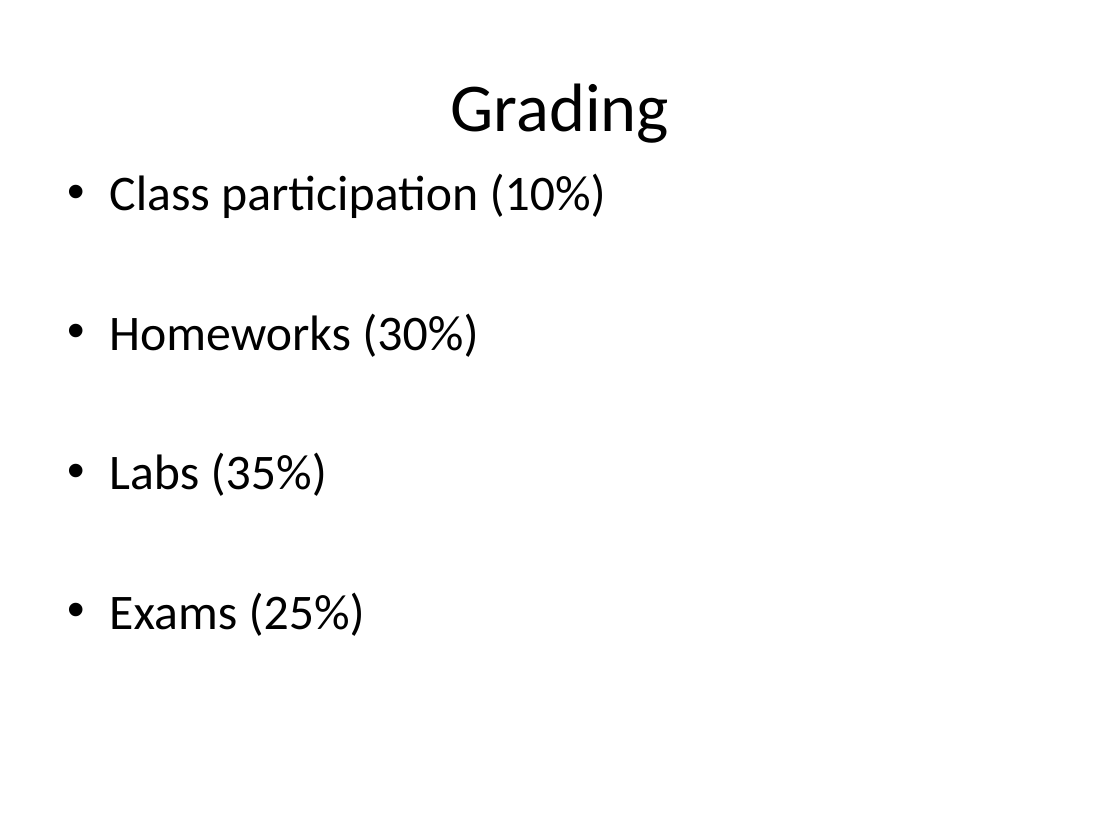
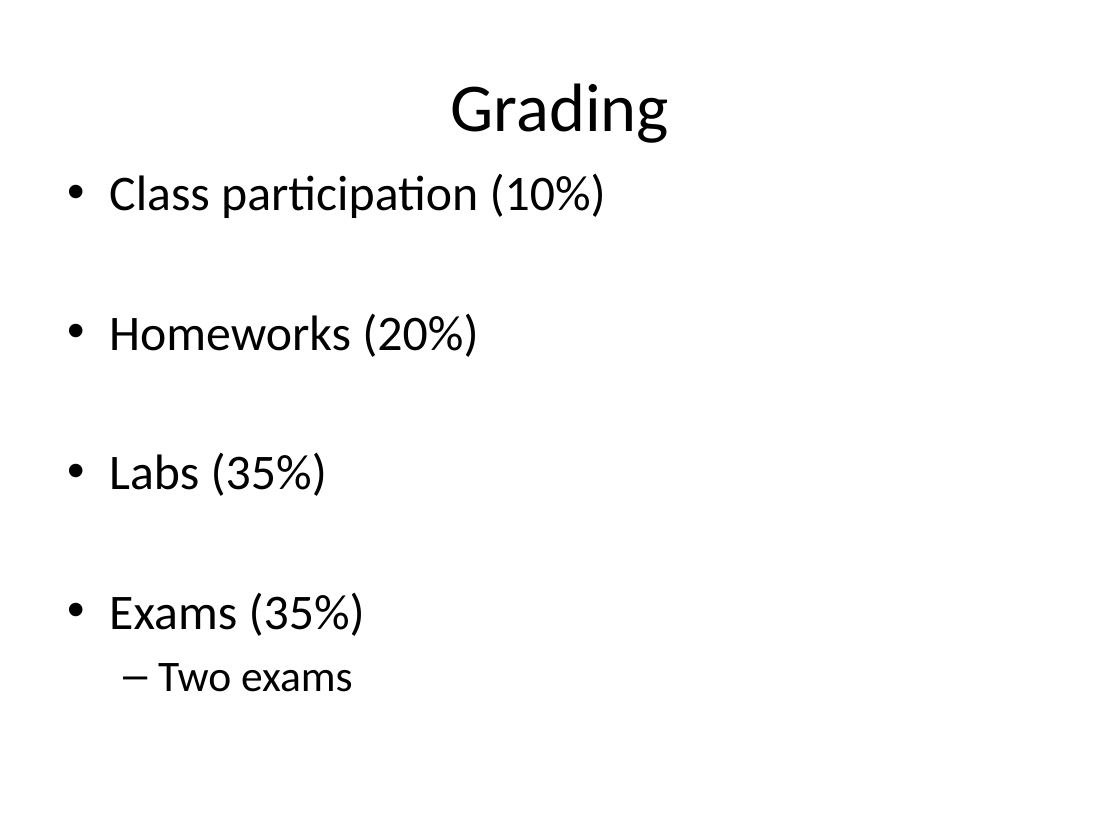
Before and after one commit to tristartom/tristartom.github.io, a slide deck: slide 6 of teaching/19f-cis428/Class-00.pptx. Drawn at 1120x840 pixels with LibreOffice and Linux fonts; fonts in the diff are those of the drawing. Boxes give left, top, right and bottom in pixels: in the first picture for what was removed or moved away, otherwise in the second. Text is boxed around its words. In the diff, an @@ line names an element or a change of style, - is before the commit and + after.

```diff
--- a/teaching/19f-cis428/Class-00.pptx
+++ b/teaching/19f-cis428/Class-00.pptx
@@ text at [109,313,478,357]: text changed @@
-• Homeworks (30%)
+• Homeworks (20%)
@@ text at [109,592,365,692]: text changed @@
-• Exams (25%)
+• Exams (35%)
+  – Two exams
```
Also in this commit, not shown: 1 other file.
